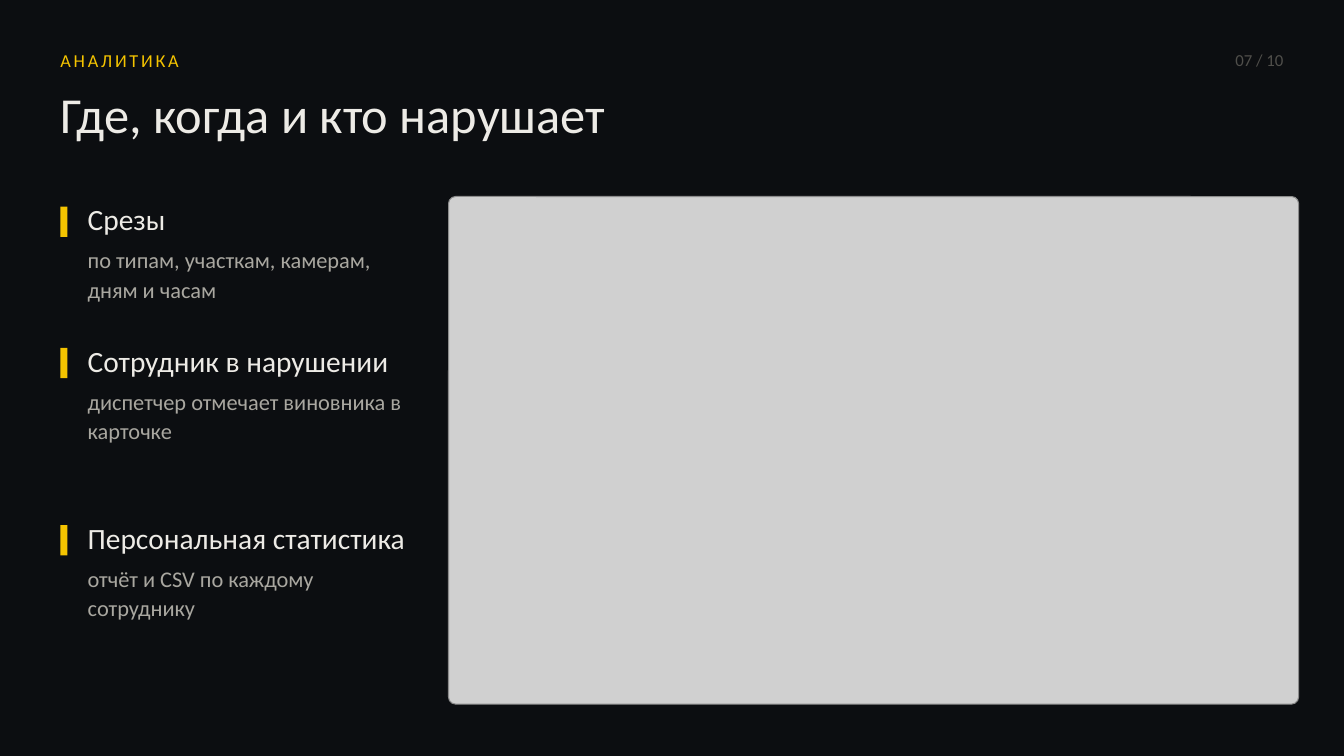
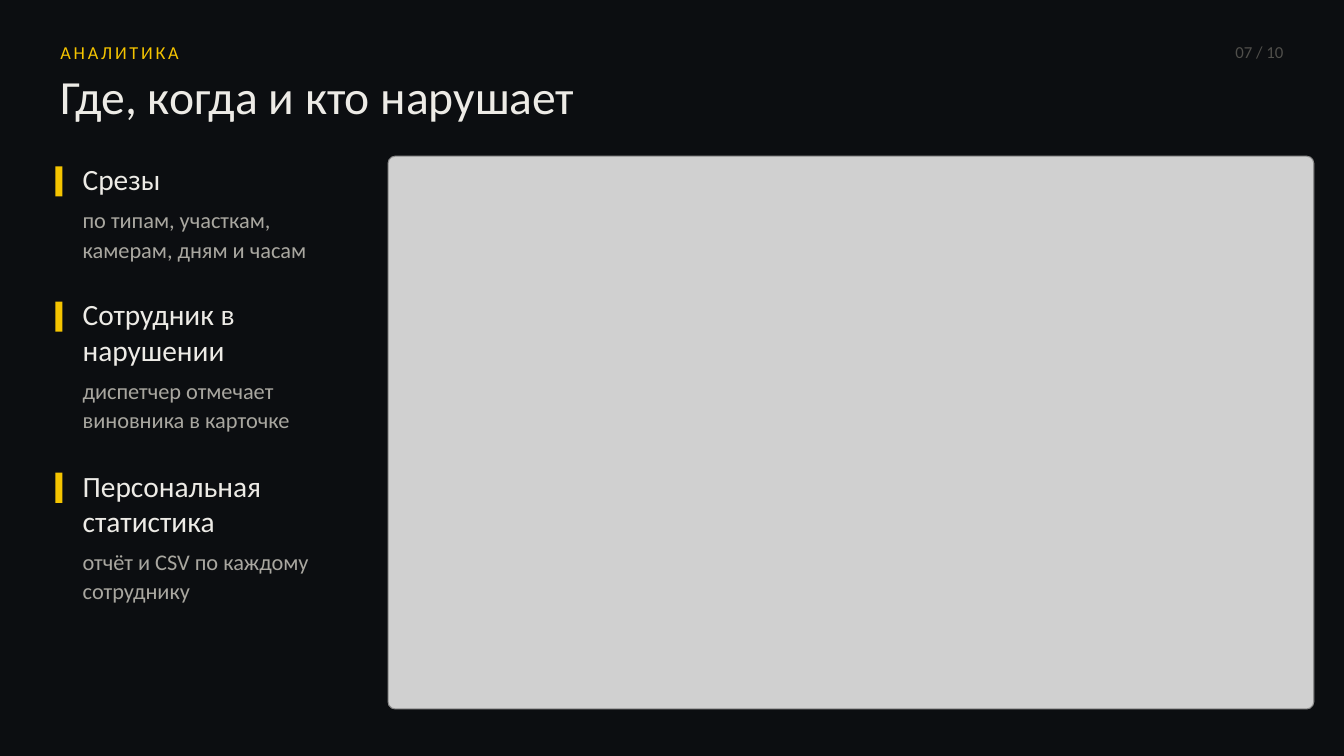
Before and after one commit to timur-nagimov/mospromhack, a slide deck: slide 7 of deliverables/presentation-v2/zazerkalye-v2.pptx. Drawn at 1344x756 pixels with LibreOffice and Linux fonts; fonts in the diff are those of the drawing; grey boxes stand for pictures. Boxes give left, top, right and bottom in pixels: in the first picture for what was removed or moved away, otherwise in the second. Text is boxed around its words. In the diff, an @@ line names an element or a change of style, - is before the commit and + after.

```diff
--- a/deliverables/presentation-v2/zazerkalye-v2.pptx
+++ b/deliverables/presentation-v2/zazerkalye-v2.pptx
@@ text "АНАЛИТИКА": place and size @@
-text "АНАЛИТИКА" at <box>60,55,178,67</box>
+text "АНАЛИТИКА" at <box>60,47,178,59</box>
@@ text "07 / 10": place and size @@
-text "07 / 10" at <box>1235,55,1283,66</box>
+text "07 / 10" at <box>1235,47,1283,58</box>
@@ text "Где, когда и кто нарушает": place and size @@
-text "Где, когда и кто нарушает" at <box>60,100,605,142</box>
+text "Где, когда и кто нарушает" at <box>60,83,575,122</box>
@@ text "Где, когда и кто нарушает" at <box>60,83,575,122</box>: size 36 to 34 pt @@
@@ rectangle: place and size @@
-rectangle at <box>60,207,68,237</box>
+rectangle at <box>55,166,63,197</box>
@@ text "Срезы" rewrapped from <box>88,211,371,302</box> to <box>83,171,306,262</box> @@
@@ picture: place and size @@
-picture at <box>449,197,1299,705</box>
+picture at <box>388,156,1314,709</box>
@@ text "Сотрудник в нарушении" rewrapped from <box>88,353,401,443</box> to <box>83,306,289,432</box> @@
@@ rectangle: place and size @@
-rectangle at <box>60,348,68,378</box>
+rectangle at <box>55,301,63,332</box>
@@ rectangle: place and size @@
-rectangle at <box>60,525,68,556</box>
+rectangle at <box>55,473,63,503</box>
@@ text "Персональная статистика" rewrapped from <box>88,530,405,620</box> to <box>83,478,308,603</box> @@
```
Also in this commit, not shown: 7 other slides changed, 13 other files.
